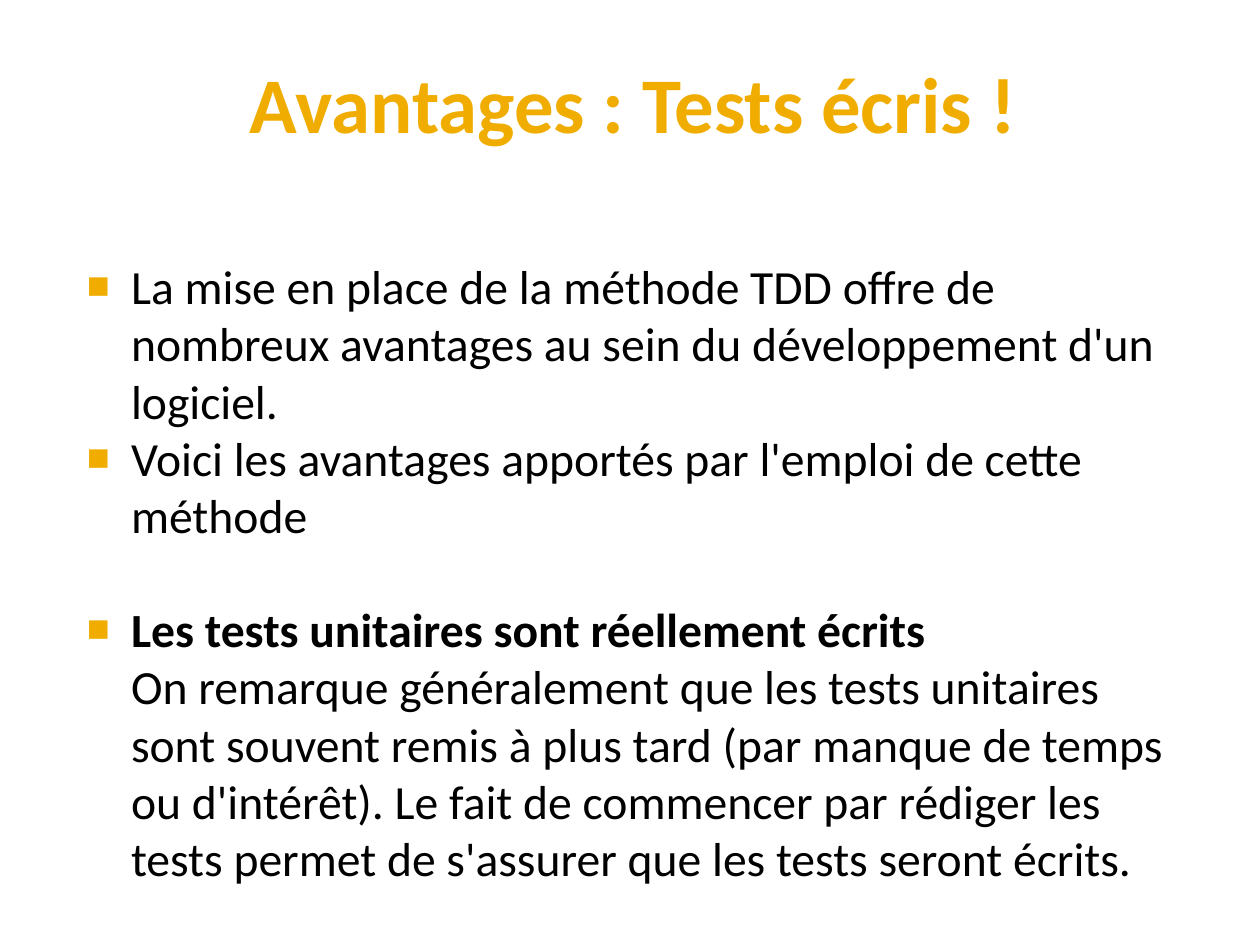
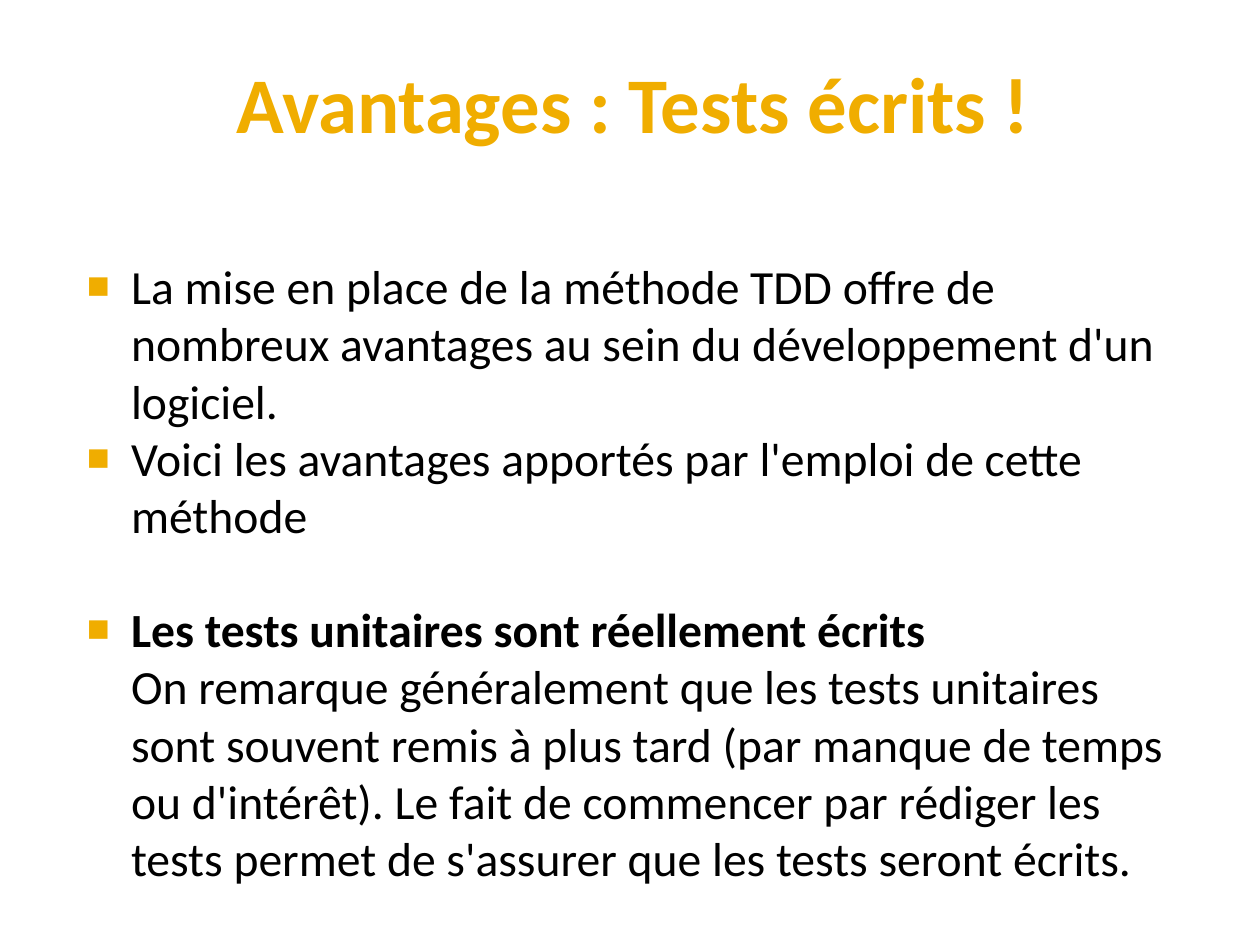
Before and after one commit to mcgivrer/JunitTddTutorial, a slide deck: slide 9 of docs/Test Driven Development_v0.2_20121221.odp. Drawn at 1260x945 pixels with LibreOffice and Linux fonts; fonts in the diff are those of the drawing; background and template pictures are left out. Boxes give left, top, right and bottom in pixels: in the first picture for what was removed or moved away, otherwise in the second. Text is boxed around its words. In the diff, an @@ line names an element or a change of style, - is before the commit and + after.

Commit message:
update some slide to fit pdf format

```diff
--- a/docs/Test Driven Development_v0.2_20121221.odp
+++ b/docs/Test Driven Development_v0.2_20121221.odp
@@ title at (x1=236, y1=77, x2=986, y2=147): text changed @@
-Avantages : Tests écris !
+Avantages : Tests écrits !
```
Also in this commit, not shown: 1 other file.
